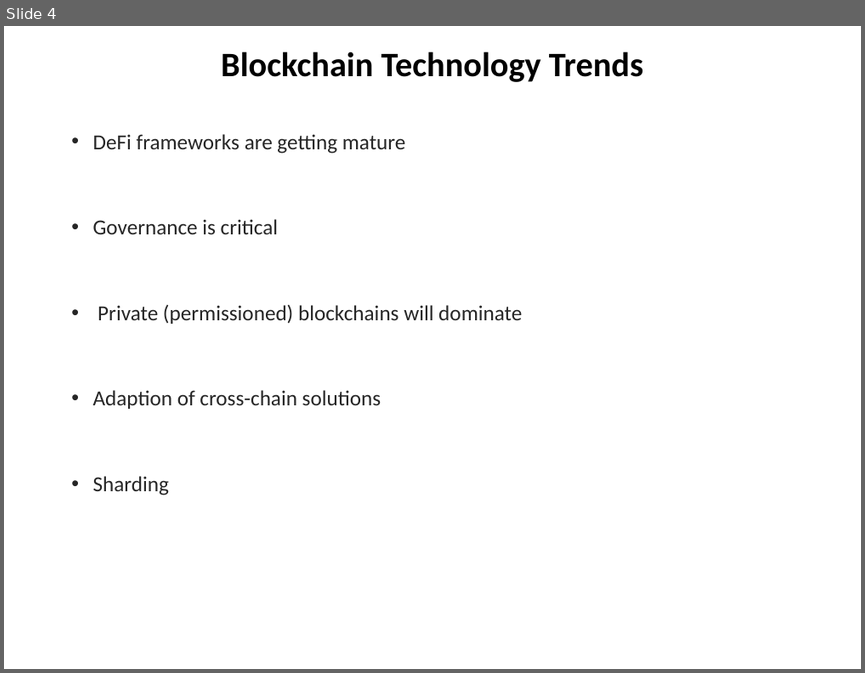
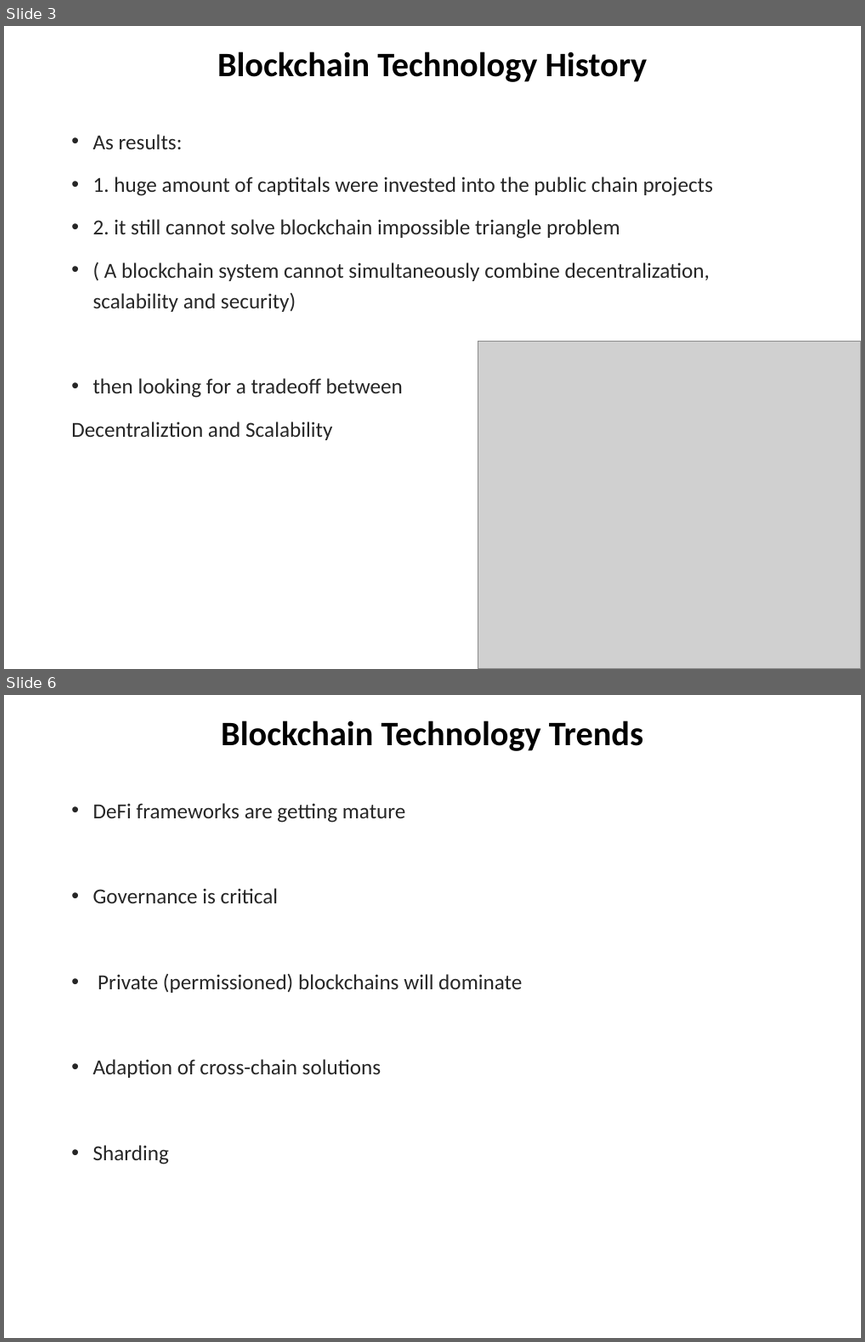
Before and after one commit to chuacw/SGUS-Slides, a slide deck: BCI - Day1 - Intro 1 Blockchain Technology Trends.pptx. Shown one above the other, each under a label of ours: slide 4 before the commit, slides 3 and 6 after it; the slides between them are not shown. The pictures are 865x673 and 865x1342 pixels, drawn with LibreOffice and Linux fonts; fonts in the diff are those of the drawing; grey boxes stand for pictures. Boxes give left, top, right and bottom in pixels: in the first picture for what was removed or moved away, otherwise in the second. Text is boxed around its words. In the diff, an @@ line names an element or a change of style, - is before the commit and + after.

```diff
--- a/BCI - Day1 - Intro 1 Blockchain Technology Trends.pptx
+++ b/BCI - Day1 - Intro 1 Blockchain Technology Trends.pptx
@@ slide 3 added at box(4, 26, 861, 669), background #FFFFFF @@
@@ title added at box(217, 52, 647, 82), 28.8 pt, text #000000, bold @@
+Blockchain Technology History
@@ text added at box(71, 134, 713, 440), 18 pt, text #262626 @@
+• As results:
+• 1. huge amount of captitals were invested into the public chain projects
+• 2. it still cannot solve blockchain impossible triangle problem
+• ( A blockchain system cannot simultaneously combine decentralization, scalability and security)
+• then looking for a tradeoff between
+Decentraliztion and Scalability
@@ picture added at box(477, 341, 861, 669) @@
@@ what was slide 4 is now slide 6 @@
```
Also in this commit, not shown: 8 slides changed, 12 other slides added, 3 other files.
